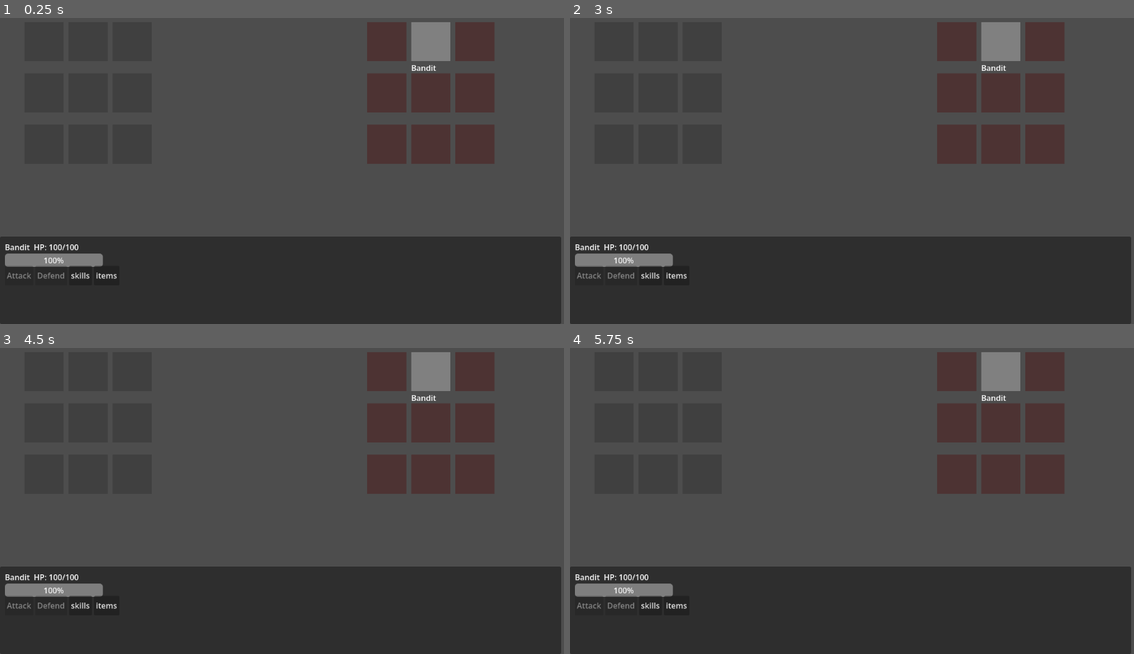
Above: before the commit, frames 1-4 (two rows, left to right).
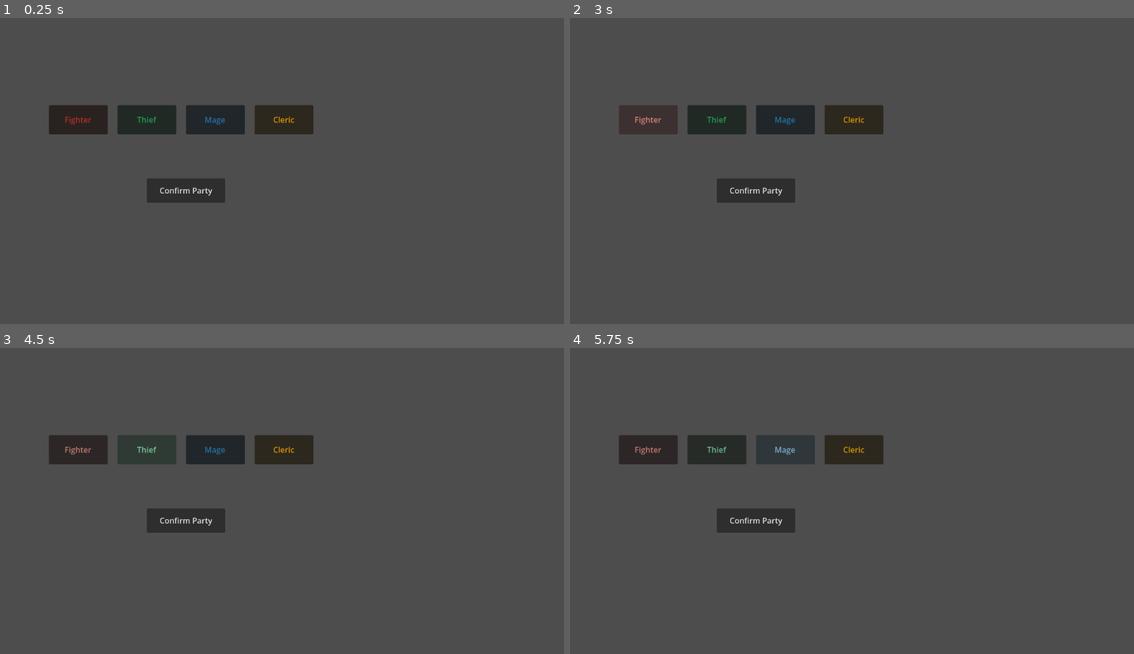
Above: after the commit, the same moments.

Repository: shootingdragongames/GrindRPG
Game: Godot game, scene res://Scenes/charcter_select.tscn
Two runs of this game, one before a commit and one after it. Both use one fixed random seed, a clock stepped at 60 frames per second and the inputs below. Before the commit the project starts from res://Scenes/battle/battle.tscn.
Inputs (mouse positions are in pixels of both pictures, inside the frame that each line leads up to):
- Up to frame 1 (0.25 s): no input
- Up to frame 2 (3 s): click (756, 189) at 0.5 s, where only the run after the commit has a clickable "Confirm Party"; click (756, 189) at 1.25 s, where only the run after the commit has a clickable "Confirm Party"; click (648, 275) at 2 s, where only the run before the commit has a clickable "skills"; click (648, 118) at 2.75 s, where only the run after the commit has a clickable "Fighter"
- Up to frame 3 (4.5 s): click (107, 605) at 3.5 s, where only the run before the commit has a clickable "items"; click (146, 448) at 4.25 s, where only the run after the commit has a clickable "Thief"
- Up to frame 4 (5.75 s): click (784, 448) at 5 s, where only the run after the commit has a clickable "Mage"

The runs differ from the first frame. In frame 1, 41% of the frame differs, in the area x 0-100%, y 1-100%; in frame 2, 41%; in frame 3, 41%; in frame 4, 41%.

Commit message:
Vivtory and defeat screen added

Diff:
--- a/Scenes/battle/battle.gd
+++ b/Scenes/battle/battle.gd
@@ -74,34 +74,31 @@
             "is_defending": false,
             "grid_pos": grid_pos,
             "rect": rect,
-            "rolled_initiative": 0.0
+            "rolled_initiative": 0.0,
+            "hp_bar": {}
         })
+        var char_hp_bar = create_hp_bar(combatants.back())
+        combatants.back()["hp_bar"] = char_hp_bar
 
     var bandit = EnemyDB.get_enemy("bandit")
     if bandit:
-        var avg_player_atk = get_avg_player_atk()
-        var bandit_hp = bandit.base_hp
         var grid_pos = Vector2(1, 0)
         var rect = create_enemy_rect(bandit, grid_pos)
         combatants.append({
             "name": bandit.enemy_name,
             "type": "enemy",
             "data": bandit,
-            "current_hp": bandit_hp,
-            "max_hp": bandit_hp,
+            "current_hp": bandit.base_hp,
+            "max_hp": bandit.base_hp,
             "is_ko": false,
             "is_defending": false,
             "grid_pos": grid_pos,
             "rect": rect,
-            "rolled_initiative": 0.0
+            "rolled_initiative": 0.0,
+            "hp_bar": {}
         })
-
-func get_avg_player_atk() -> int:
-    var total = 0
-    for c in combatants:
-        if c.type == "player":
-            total += c.data.get_atk()
-    return max(1, total / max(1, combatants.size()))
+        var char_hp_bar = create_hp_bar(combatants.back())
+        combatants.back()["hp_bar"] = char_hp_bar
 
 func create_character_rect(char_data: CharacterData, grid_pos: Vector2) -> ColorRect:
     var rect = ColorRect.new()
@@ -164,11 +161,8 @@
     return base + best_roll
 
 func sort_by_initiative():
-    # Pre-roll everyone's initiative first
     for c in combatants:
         c["rolled_initiative"] = get_rolled_initiative(c)
-
-    # Sort using stored values
     combatants.sort_custom(func(a, b):
         if a.rolled_initiative == b.rolled_initiative:
             return a.type == "player"
@@ -179,6 +173,50 @@
     print("Turn order:")
     for c in combatants:
         print("  ", c.name, " - Initiative: ", c.rolled_initiative)
+
+# =====================
+# HP BARS
+# =====================
+
+func create_hp_bar(combatant: Dictionary) -> Dictionary:
+    var char_pos = combatant.rect.position
+
+    var bar_x: float
+    if combatant.type == "player":
+        bar_x = char_pos.x - 24
+    else:
+        bar_x = char_pos.x + SLOT_SIZE.x + 4
+
+    var bg = ColorRect.new()
+    bg.size = Vector2(20, 80)
+    bg.position = Vector2(bar_x, char_pos.y)
+    bg.color = Color(0.15, 0.15, 0.15)
+    add_child(bg)
+
+    var fg = ColorRect.new()
+    fg.size = Vector2(20, 80)
+    fg.position = Vector2(bar_x, char_pos.y)
+    if combatant.type == "player":
+        fg.color = combatant.data.player_color
+    else:
+        fg.color = Color(0.6, 0.1, 0.1)
+    add_child(fg)
+
+    return {"bg": bg, "fg": fg, "max_height": 80.0}
+
+func update_hp_bar(combatant: Dictionary):
+    if not combatant.has("hp_bar") or combatant.hp_bar.is_empty():
+        return
+    var bar = combatant.hp_bar
+    var pct = float(combatant.current_hp) / float(combatant.max_hp)
+    var new_height = bar.max_height * pct
+    bar.fg.size.y = new_height
+    bar.fg.position.y = combatant.rect.position.y + (bar.max_height - new_height)
+    if combatant.type == "player":
+        var full_color = combatant.data.player_color
+        bar.fg.color = full_color.lerp(Color(0.3, 0.0, 0.0), 1.0 - pct)
+    else:
+        bar.fg.color = Color(0.6 * pct, 0.1, 0.1)
 
 # =====================
 # TURN MANAGEMENT
@@ -250,7 +288,7 @@
             break
 
     if not target:
-        check_battle_end()
+        await check_battle_end()
         return
 
     var weapon_bonus: int = 10
@@ -271,7 +309,7 @@
 
     update_ui(attacker)
 
-    if check_battle_end():
+    if await check_battle_end():
         return
 
     next_turn()
@@ -288,7 +326,7 @@
             break
 
     if not target:
-        check_battle_end()
+        await check_battle_end()
         return
 
     var base_damage = max(0, enemy.data.base_atk - target.data.get_def())
@@ -313,7 +351,7 @@
 
     update_ui(combatants[current_turn_index])
 
-    if check_battle_end():
+    if await check_battle_end():
         return
 
     next_turn()
@@ -328,26 +366,104 @@
 
     if not enemies_alive:
         battle_active = false
-        print("=== VICTORY! ===")
         enable_buttons(false)
+        await get_tree().create_timer(0.5).timeout
+        show_victory()
         return true
 
     if not players_alive:
         battle_active = false
-        print("=== DEFEAT ===")
         enable_buttons(false)
+        await get_tree().create_timer(0.5).timeout
+        show_defeat()
         return true
 
     return false
 
 # =====================
+# VICTORY / DEFEAT
+# =====================
+
+func show_victory():
+    var total_xp = 0
+    var total_gold = 0
+    for c in combatants:
+        if c.type == "enemy":
+            total_xp += c.data.base_xp
+            total_gold += c.data.base_gold
+
+    var overlay = ColorRect.new()
+    overlay.color = Color(0, 0, 0, 0.75)
+    overlay.size = Vector2(1152, 648)
+    overlay.position = Vector2(0, 0)
+    add_child(overlay)
+
+    var title = Label.new()
+    title.text = "VICTORY!"
+    title.position = Vector2(450, 150)
+    title.add_theme_font_size_override("font_size", 48)
+    title.add_theme_color_override("font_color", Color.YELLOW)
+    overlay.add_child(title)
+
+    var rewards = Label.new()
+    rewards.text = "XP: " + str(total_xp) + "     Gold: " + str(total_gold)
+    rewards.position = Vector2(430, 230)
+    rewards.add_theme_font_size_override("font_size", 24)
+    rewards.add_theme_color_override("font_color", Color.WHITE)
+    overlay.add_child(rewards)
+
+    var continue_btn = Button.new()
+    continue_btn.text = "Continue"
+    continue_btn.position = Vector2(450, 320)
+    continue_btn.size = Vector2(160, 50)
+    continue_btn.pressed.connect(func():
+        get_tree().change_scene_to_file("res://Scenes/charcter_select.tscn")
+    )
+    overlay.add_child(continue_btn)
+
+func show_defeat():
+    var overlay = ColorRect.new()
+    overlay.color = Color(0, 0, 0, 0.75)
+    overlay.size = Vector2(1152, 648)
+    overlay.position = Vector2(0, 0)
+    add_child(overlay)
+
+    var title = Label.new()
+    title.text = "DEFEATED..."
+    title.position = Vector2(420, 150)
+    title.add_theme_font_size_override("font_size", 48)
+    title.add_theme_color_override("font_color", Color.RED)
+    overlay.add_child(title)
+
+    var retry_btn = Button.new()
+    retry_btn.text = "Retry"
+    retry_btn.position = Vector2(380, 280)
+    retry_btn.size = Vector2(140, 50)
+    retry_btn.pressed.connect(func():
+        get_tree().reload_current_scene()
+    )
+    overlay.add_child(retry_btn)
+
+    var quit_btn = Button.new()
+    quit_btn.text = "Quit"
+    quit_btn.position = Vector2(540, 280)
+    quit_btn.size = Vector2(140, 50)
+    quit_btn.pressed.connect(func():
+        get_tree().change_scene_to_file("res://Scenes/charcter_select.tscn")
+    )
+    overlay.add_child(quit_btn)
+
+# =====================
 # UI
 # =====================
 
 func update_ui(active: Dictionary):
-    hp_bar.max_value = active.max_hp
-    hp_bar.value = active.current_hp
-    hp_label.text = active.name + "  HP: " + str(active.current_hp) + "/" + str(active.max_hp)
+    for c in combatants:
+        update_hp_bar(c)
+    if active.type == "player":
+        hp_bar.max_value = active.max_hp
+        hp_bar.value = active.current_hp
+        hp_label.text = active.name + "  HP: " + str(active.current_hp) + "/" + str(active.max_hp)
 
 func show_damage(amount: int, pos: Vector2, color: Color):
     var label = Label.new()
@@ -362,4 +478,4 @@
 
 func _process(_delta):
     if Input.is_action_just_pressed("ui_cancel"):
-        get_tree().reload_current_scene()
+        get_tree().change_scene_to_file("res://Scenes/charcter_select.tscn")
--- a/project.godot
+++ b/project.godot
@@ -11,7 +11,7 @@
 [application]
 
 config/name="GrindRPG"
-run/main_scene="uid://82hfyxl4n0hi"
+run/main_scene="uid://blteio6kwc5nl"
 config/features=PackedStringArray("4.6", "Forward Plus")
 config/icon="res://icon.svg"
 
